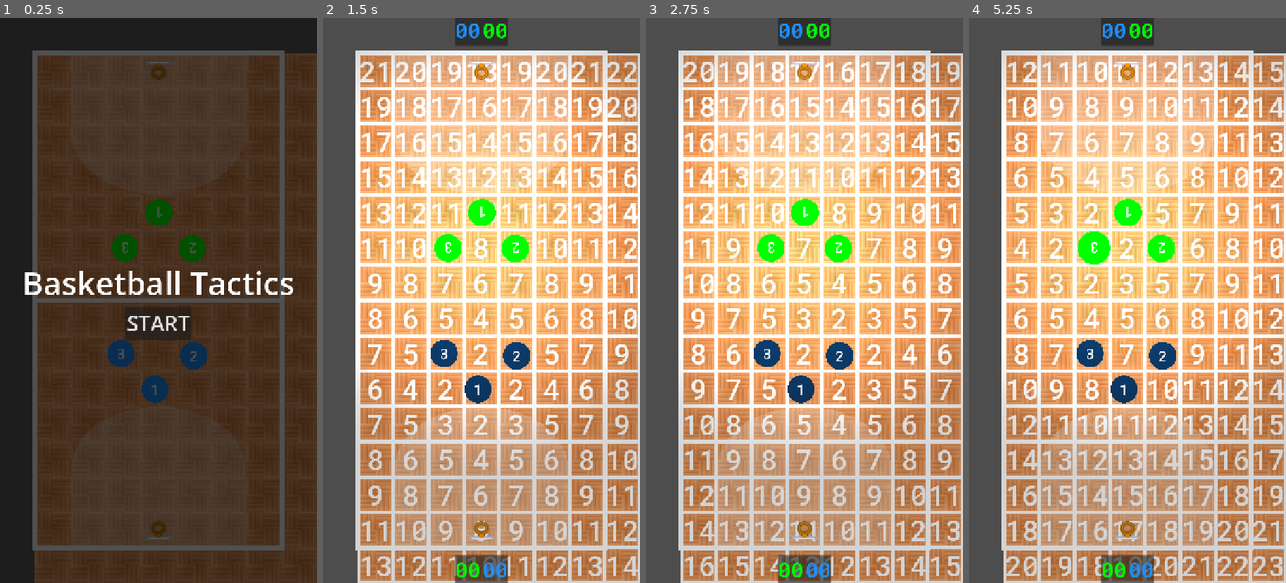
Above: before the commit, frames 1-4 (left to right).
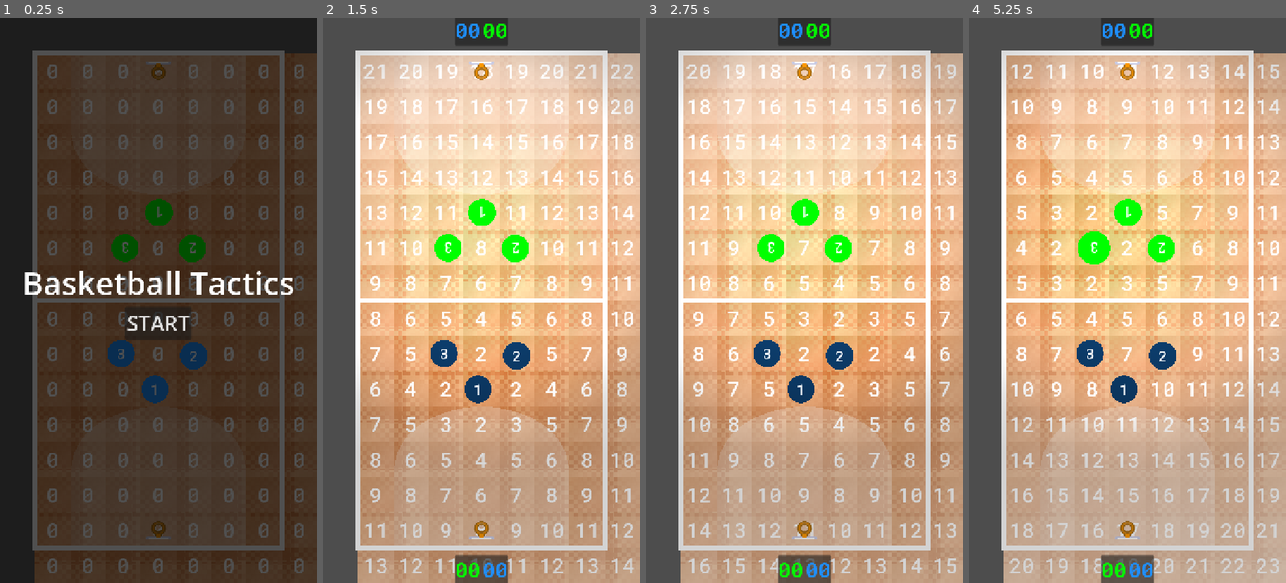
Above: after the commit, the same moments.

Repository: torontocaper/basketball-tactics
Game: Godot game, scene res://src/main.tscn
Same seed, same stepped clock (60 frames per second), same inputs: the game is played once before the commit and once after it. The engine's default icon, where the game draws it, is replaced by a stand-in: a white triangle on a blue panel in a dark square.
Inputs (mouse positions are in pixels of both pictures, inside the frame that each line leads up to):
- Up to frame 1 (0.25 s): no input
- Up to frame 2 (1.5 s): click "START" at 0.5 s; tap Enter at 1.25 s; move the mouse to (478, 390) at 1.27 s; click (478, 390) at 1.42 s
- Up to frame 3 (2.75 s): tap Space at 2 s; move the mouse to (839, 357) at 2.02 s; click (839, 357) at 2.17 s
- Up to frame 4 (5.25 s): tap Enter at 2.75, 4.25 s; move the mouse to (1089, 351) at 2.77 s; click (1089, 351) at 2.92 s; tap Space at 3.5, 5 s; move the mouse to (1127, 210) at 3.52 s; click (1127, 210) at 3.67 s; move the mouse to (1162, 249) at 4.27 s; click (1162, 249) at 4.42 s; move the mouse to (1092, 249) at 5.02 s; click (1092, 249) at 5.17 s

The runs differ from the first frame. In frame 1, 5.5% of the frame differs, in the area x 14-96%, y 8-99%; in frame 2, 58%; in frame 3, 59%; in frame 4, 62%, in the area x 10-100%, y 6-100%.
Error in both runs: Invalid assignment of property or key 'players' with value of type 'Array[Player]' on a base object of type 'TileMapLayer (CourtMap)'. (res://src/game/game.gd:…

Commit message:
refactor CellUI, add alpha grading

Diff:
--- a/src/game/world/cell.gd
+++ b/src/game/world/cell.gd
@@ -25,10 +25,10 @@
 #endregion
 
 @onready var highlighter: Highlighter = $Highlighter
+@onready var cell_ui: CellUI = $CellUI
 
 func set_movement_cost(cost: int) -> void:
-	highlighter.movement_cost = cost
-	highlighter.visible = true
+	cell_ui.cell_cost = cost
 
 #region Algorithm-dependent values; should be moved
 #var distance: int:
--- a/src/game/world/cell.tscn
+++ b/src/game/world/cell.tscn
@@ -1,6 +1,7 @@
 [gd_scene format=3 uid="uid://cdoruxodchk3h"]
 
 [ext_resource type="Script" uid="uid://dypwvnt2ajx0m" path="res://src/game/world/cell.gd" id="1_5gn5x"]
+[ext_resource type="PackedScene" uid="uid://c0ugvjwi51w23" path="res://src/ui/cell_ui.tscn" id="3_5l7ru"]
 [ext_resource type="PackedScene" uid="uid://8g0gamnv6cvn" path="res://src/game/world/highlighter.tscn" id="3_ep85a"]
 
 [sub_resource type="Gradient" id="Gradient_jnv0d"]
@@ -14,15 +15,13 @@
 repeat = 1
 
 [sub_resource type="Gradient" id="Gradient_ep85a"]
-colors = PackedColorArray(0, 0, 0, 0.09019608, 1, 1, 1, 0.18039216)
+colors = PackedColorArray(0, 0, 0, 0.1254902, 0.75, 0.75, 0.75, 0.2509804)
 
 [sub_resource type="GradientTexture2D" id="GradientTexture2D_e7a2v"]
 gradient = SubResource("Gradient_ep85a")
 width = 80
 height = 80
-fill = 2
-fill_from = Vector2(0.5, 0.5)
-fill_to = Vector2(1, 1)
+fill_to = Vector2(0.67, 0.67)
 
 [node name="Cell" type="Node2D" unique_id=1481717284]
 script = ExtResource("1_5gn5x")
@@ -31,23 +30,375 @@
 visible = false
 z_index = 10
 
-[node name="Parquet" type="Sprite2D" parent="." unique_id=1909446732]
-position = Vector2(-20, -20)
-texture = SubResource("GradientTexture2D_dsc2w")
-
-[node name="Parquet2" type="Sprite2D" parent="." unique_id=1289698392]
-position = Vector2(20, 20)
-texture = SubResource("GradientTexture2D_dsc2w")
-
-[node name="Parquet3" type="Sprite2D" parent="." unique_id=891688360]
-position = Vector2(20, -20)
-rotation = 1.5707964
-texture = SubResource("GradientTexture2D_dsc2w")
-
-[node name="Parquet4" type="Sprite2D" parent="." unique_id=1678864762]
-position = Vector2(-20, 20)
-rotation = 1.5707964
-texture = SubResource("GradientTexture2D_dsc2w")
-
-[node name="Border" type="Sprite2D" parent="." unique_id=2056456306]
+[node name="bigsquare" type="Node2D" parent="." unique_id=32055132]
+position = Vector2(-20, -20)
+scale = Vector2(0.5, 0.5)
+
+[node name="parquetsquare" type="Node2D" parent="bigsquare" unique_id=1472271185]
+position = Vector2(-20, -20)
+scale = Vector2(0.5, 0.5)
+
+[node name="Parquet" type="Sprite2D" parent="bigsquare/parquetsquare" unique_id=1909446732]
+position = Vector2(-20, -20)
+texture = SubResource("GradientTexture2D_dsc2w")
+
+[node name="Parquet2" type="Sprite2D" parent="bigsquare/parquetsquare" unique_id=1289698392]
+position = Vector2(20, 20)
+texture = SubResource("GradientTexture2D_dsc2w")
+
+[node name="Parquet3" type="Sprite2D" parent="bigsquare/parquetsquare" unique_id=891688360]
+position = Vector2(20, -20)
+rotation = 1.5707964
+texture = SubResource("GradientTexture2D_dsc2w")
+
+[node name="Parquet4" type="Sprite2D" parent="bigsquare/parquetsquare" unique_id=1678864762]
+position = Vector2(-20, 20)
+rotation = 1.5707964
+texture = SubResource("GradientTexture2D_dsc2w")
+
+[node name="parquetsquare2" type="Node2D" parent="bigsquare" unique_id=105326260]
+position = Vector2(20, -20)
+scale = Vector2(0.5, 0.5)
+
+[node name="Parquet" type="Sprite2D" parent="bigsquare/parquetsquare2" unique_id=1442490762]
+position = Vector2(-20, -20)
+texture = SubResource("GradientTexture2D_dsc2w")
+
+[node name="Parquet2" type="Sprite2D" parent="bigsquare/parquetsquare2" unique_id=2027227567]
+position = Vector2(20, 20)
+texture = SubResource("GradientTexture2D_dsc2w")
+
+[node name="Parquet3" type="Sprite2D" parent="bigsquare/parquetsquare2" unique_id=1801674824]
+position = Vector2(20, -20)
+rotation = 1.5707964
+texture = SubResource("GradientTexture2D_dsc2w")
+
+[node name="Parquet4" type="Sprite2D" parent="bigsquare/parquetsquare2" unique_id=613480936]
+position = Vector2(-20, 20)
+rotation = 1.5707964
+texture = SubResource("GradientTexture2D_dsc2w")
+
+[node name="parquetsquare3" type="Node2D" parent="bigsquare" unique_id=706230670]
+position = Vector2(20, 20)
+scale = Vector2(0.5, 0.5)
+
+[node name="Parquet" type="Sprite2D" parent="bigsquare/parquetsquare3" unique_id=1146844690]
+position = Vector2(-20, -20)
+texture = SubResource("GradientTexture2D_dsc2w")
+
+[node name="Parquet2" type="Sprite2D" parent="bigsquare/parquetsquare3" unique_id=1964228464]
+position = Vector2(20, 20)
+texture = SubResource("GradientTexture2D_dsc2w")
+
+[node name="Parquet3" type="Sprite2D" parent="bigsquare/parquetsquare3" unique_id=531388033]
+position = Vector2(20, -20)
+rotation = 1.5707964
+texture = SubResource("GradientTexture2D_dsc2w")
+
+[node name="Parquet4" type="Sprite2D" parent="bigsquare/parquetsquare3" unique_id=415039248]
+position = Vector2(-20, 20)
+rotation = 1.5707964
+texture = SubResource("GradientTexture2D_dsc2w")
+
+[node name="parquetsquare4" type="Node2D" parent="bigsquare" unique_id=754787709]
+position = Vector2(-20, 20)
+scale = Vector2(0.5, 0.5)
+
+[node name="Parquet" type="Sprite2D" parent="bigsquare/parquetsquare4" unique_id=377194259]
+position = Vector2(-20, -20)
+texture = SubResource("GradientTexture2D_dsc2w")
+
+[node name="Parquet2" type="Sprite2D" parent="bigsquare/parquetsquare4" unique_id=1754000485]
+position = Vector2(20, 20)
+texture = SubResource("GradientTexture2D_dsc2w")
+
+[node name="Parquet3" type="Sprite2D" parent="bigsquare/parquetsquare4" unique_id=267927657]
+position = Vector2(20, -20)
+rotation = 1.5707964
+texture = SubResource("GradientTexture2D_dsc2w")
+
+[node name="Parquet4" type="Sprite2D" parent="bigsquare/parquetsquare4" unique_id=1440075429]
+position = Vector2(-20, 20)
+rotation = 1.5707964
+texture = SubResource("GradientTexture2D_dsc2w")
+
+[node name="bigsquare2" type="Node2D" parent="." unique_id=75787977]
+position = Vector2(20, -20)
+scale = Vector2(0.5, 0.5)
+
+[node name="parquetsquare" type="Node2D" parent="bigsquare2" unique_id=204275423]
+position = Vector2(-20, -20)
+scale = Vector2(0.5, 0.5)
+
+[node name="Parquet" type="Sprite2D" parent="bigsquare2/parquetsquare" unique_id=33228015]
+position = Vector2(-20, -20)
+texture = SubResource("GradientTexture2D_dsc2w")
+
+[node name="Parquet2" type="Sprite2D" parent="bigsquare2/parquetsquare" unique_id=1958942972]
+position = Vector2(20, 20)
+texture = SubResource("GradientTexture2D_dsc2w")
+
+[node name="Parquet3" type="Sprite2D" parent="bigsquare2/parquetsquare" unique_id=1679584309]
+position = Vector2(20, -20)
+rotation = 1.5707964
+texture = SubResource("GradientTexture2D_dsc2w")
+
+[node name="Parquet4" type="Sprite2D" parent="bigsquare2/parquetsquare" unique_id=1153554794]
+position = Vector2(-20, 20)
+rotation = 1.5707964
+texture = SubResource("GradientTexture2D_dsc2w")
+
+[node name="parquetsquare2" type="Node2D" parent="bigsquare2" unique_id=1668953757]
+position = Vector2(20, -20)
+scale = Vector2(0.5, 0.5)
+
+[node name="Parquet" type="Sprite2D" parent="bigsquare2/parquetsquare2" unique_id=459526056]
+position = Vector2(-20, -20)
+texture = SubResource("GradientTexture2D_dsc2w")
+
+[node name="Parquet2" type="Sprite2D" parent="bigsquare2/parquetsquare2" unique_id=840994606]
+position = Vector2(20, 20)
+texture = SubResource("GradientTexture2D_dsc2w")
+
+[node name="Parquet3" type="Sprite2D" parent="bigsquare2/parquetsquare2" unique_id=474917595]
+position = Vector2(20, -20)
+rotation = 1.5707964
+texture = SubResource("GradientTexture2D_dsc2w")
+
+[node name="Parquet4" type="Sprite2D" parent="bigsquare2/parquetsquare2" unique_id=1278641424]
+position = Vector2(-20, 20)
+rotation = 1.5707964
+texture = SubResource("GradientTexture2D_dsc2w")
+
+[node name="parquetsquare3" type="Node2D" parent="bigsquare2" unique_id=542859152]
+position = Vector2(20, 20)
+scale = Vector2(0.5, 0.5)
+
+[node name="Parquet" type="Sprite2D" parent="bigsquare2/parquetsquare3" unique_id=743582887]
+position = Vector2(-20, -20)
+texture = SubResource("GradientTexture2D_dsc2w")
+
+[node name="Parquet2" type="Sprite2D" parent="bigsquare2/parquetsquare3" unique_id=1473064094]
+position = Vector2(20, 20)
+texture = SubResource("GradientTexture2D_dsc2w")
+
+[node name="Parquet3" type="Sprite2D" parent="bigsquare2/parquetsquare3" unique_id=1341719356]
+position = Vector2(20, -20)
+rotation = 1.5707964
+texture = SubResource("GradientTexture2D_dsc2w")
+
+[node name="Parquet4" type="Sprite2D" parent="bigsquare2/parquetsquare3" unique_id=1578724118]
+position = Vector2(-20, 20)
+rotation = 1.5707964
+texture = SubResource("GradientTexture2D_dsc2w")
+
+[node name="parquetsquare4" type="Node2D" parent="bigsquare2" unique_id=1515022974]
+position = Vector2(-20, 20)
+scale = Vector2(0.5, 0.5)
+
+[node name="Parquet" type="Sprite2D" parent="bigsquare2/parquetsquare4" unique_id=667789937]
+position = Vector2(-20, -20)
+texture = SubResource("GradientTexture2D_dsc2w")
+
+[node name="Parquet2" type="Sprite2D" parent="bigsquare2/parquetsquare4" unique_id=546943234]
+position = Vector2(20, 20)
+texture = SubResource("GradientTexture2D_dsc2w")
+
+[node name="Parquet3" type="Sprite2D" parent="bigsquare2/parquetsquare4" unique_id=1811279157]
+position = Vector2(20, -20)
+rotation = 1.5707964
+texture = SubResource("GradientTexture2D_dsc2w")
+
+[node name="Parquet4" type="Sprite2D" parent="bigsquare2/parquetsquare4" unique_id=210406379]
+position = Vector2(-20, 20)
+rotation = 1.5707964
+texture = SubResource("GradientTexture2D_dsc2w")
+
+[node name="bigsquare3" type="Node2D" parent="." unique_id=1238486434]
+position = Vector2(20, 20)
+scale = Vector2(0.5, 0.5)
+
+[node name="parquetsquare" type="Node2D" parent="bigsquare3" unique_id=489046577]
+position = Vector2(-20, -20)
+scale = Vector2(0.5, 0.5)
+
+[node name="Parquet" type="Sprite2D" parent="bigsquare3/parquetsquare" unique_id=1218130556]
+position = Vector2(-20, -20)
+texture = SubResource("GradientTexture2D_dsc2w")
+
+[node name="Parquet2" type="Sprite2D" parent="bigsquare3/parquetsquare" unique_id=1384930381]
+position = Vector2(20, 20)
+texture = SubResource("GradientTexture2D_dsc2w")
+
+[node name="Parquet3" type="Sprite2D" parent="bigsquare3/parquetsquare" unique_id=1114266874]
+position = Vector2(20, -20)
+rotation = 1.5707964
+texture = SubResource("GradientTexture2D_dsc2w")
+
+[node name="Parquet4" type="Sprite2D" parent="bigsquare3/parquetsquare" unique_id=1958711076]
+position = Vector2(-20, 20)
+rotation = 1.5707964
+texture = SubResource("GradientTexture2D_dsc2w")
+
+[node name="parquetsquare2" type="Node2D" parent="bigsquare3" unique_id=229682068]
+position = Vector2(20, -20)
+scale = Vector2(0.5, 0.5)
+
+[node name="Parquet" type="Sprite2D" parent="bigsquare3/parquetsquare2" unique_id=790774070]
+position = Vector2(-20, -20)
+texture = SubResource("GradientTexture2D_dsc2w")
+
+[node name="Parquet2" type="Sprite2D" parent="bigsquare3/parquetsquare2" unique_id=561487986]
+position = Vector2(20, 20)
+texture = SubResource("GradientTexture2D_dsc2w")
+
+[node name="Parquet3" type="Sprite2D" parent="bigsquare3/parquetsquare2" unique_id=2099421112]
+position = Vector2(20, -20)
+rotation = 1.5707964
+texture = SubResource("GradientTexture2D_dsc2w")
+
+[node name="Parquet4" type="Sprite2D" parent="bigsquare3/parquetsquare2" unique_id=667769987]
+position = Vector2(-20, 20)
+rotation = 1.5707964
+texture = SubResource("GradientTexture2D_dsc2w")
+
+[node name="parquetsquare3" type="Node2D" parent="bigsquare3" unique_id=1799260146]
+position = Vector2(20, 20)
+scale = Vector2(0.5, 0.5)
+
+[node name="Parquet" type="Sprite2D" parent="bigsquare3/parquetsquare3" unique_id=557683337]
+position = Vector2(-20, -20)
+texture = SubResource("GradientTexture2D_dsc2w")
+
+[node name="Parquet2" type="Sprite2D" parent="bigsquare3/parquetsquare3" unique_id=356053684]
+position = Vector2(20, 20)
+texture = SubResource("GradientTexture2D_dsc2w")
+
+[node name="Parquet3" type="Sprite2D" parent="bigsquare3/parquetsquare3" unique_id=1130246102]
+position = Vector2(20, -20)
+rotation = 1.5707964
+texture = SubResource("GradientTexture2D_dsc2w")
+
+[node name="Parquet4" type="Sprite2D" parent="bigsquare3/parquetsquare3" unique_id=1958445665]
+position = Vector2(-20, 20)
+rotation = 1.5707964
+texture = SubResource("GradientTexture2D_dsc2w")
+
+[node name="parquetsquare4" type="Node2D" parent="bigsquare3" unique_id=2100465111]
+position = Vector2(-20, 20)
+scale = Vector2(0.5, 0.5)
+
+[node name="Parquet" type="Sprite2D" parent="bigsquare3/parquetsquare4" unique_id=1185698730]
+position = Vector2(-20, -20)
+texture = SubResource("GradientTexture2D_dsc2w")
+
+[node name="Parquet2" type="Sprite2D" parent="bigsquare3/parquetsquare4" unique_id=629235545]
+position = Vector2(20, 20)
+texture = SubResource("GradientTexture2D_dsc2w")
+
+[node name="Parquet3" type="Sprite2D" parent="bigsquare3/parquetsquare4" unique_id=1922760264]
+position = Vector2(20, -20)
+rotation = 1.5707964
+texture = SubResource("GradientTexture2D_dsc2w")
+
+[node name="Parquet4" type="Sprite2D" parent="bigsquare3/parquetsquare4" unique_id=2069575461]
+position = Vector2(-20, 20)
+rotation = 1.5707964
+texture = SubResource("GradientTexture2D_dsc2w")
+
+[node name="bigsquare4" type="Node2D" parent="." unique_id=2158210]
+position = Vector2(-20, 20)
+scale = Vector2(0.5, 0.5)
+
+[node name="parquetsquare" type="Node2D" parent="bigsquare4" unique_id=219175522]
+position = Vector2(-20, -20)
+scale = Vector2(0.5, 0.5)
+
+[node name="Parquet" type="Sprite2D" parent="bigsquare4/parquetsquare" unique_id=359593697]
+position = Vector2(-20, -20)
+texture = SubResource("GradientTexture2D_dsc2w")
+
+[node name="Parquet2" type="Sprite2D" parent="bigsquare4/parquetsquare" unique_id=830948234]
+position = Vector2(20, 20)
+texture = SubResource("GradientTexture2D_dsc2w")
+
+[node name="Parquet3" type="Sprite2D" parent="bigsquare4/parquetsquare" unique_id=23095135]
+position = Vector2(20, -20)
+rotation = 1.5707964
+texture = SubResource("GradientTexture2D_dsc2w")
+
+[node name="Parquet4" type="Sprite2D" parent="bigsquare4/parquetsquare" unique_id=1736771816]
+position = Vector2(-20, 20)
+rotation = 1.5707964
+texture = SubResource("GradientTexture2D_dsc2w")
+
+[node name="parquetsquare2" type="Node2D" parent="bigsquare4" unique_id=2023919890]
+position = Vector2(20, -20)
+scale = Vector2(0.5, 0.5)
+
+[node name="Parquet" type="Sprite2D" parent="bigsquare4/parquetsquare2" unique_id=265931797]
+position = Vector2(-20, -20)
+texture = SubResource("GradientTexture2D_dsc2w")
+
+[node name="Parquet2" type="Sprite2D" parent="bigsquare4/parquetsquare2" unique_id=1238677901]
+position = Vector2(20, 20)
+texture = SubResource("GradientTexture2D_dsc2w")
+
+[node name="Parquet3" type="Sprite2D" parent="bigsquare4/parquetsquare2" unique_id=370516113]
+position = Vector2(20, -20)
+rotation = 1.5707964
+texture = SubResource("GradientTexture2D_dsc2w")
+
+[node name="Parquet4" type="Sprite2D" parent="bigsquare4/parquetsquare2" unique_id=767472078]
+position = Vector2(-20, 20)
+rotation = 1.5707964
+texture = SubResource("GradientTexture2D_dsc2w")
+
+[node name="parquetsquare3" type="Node2D" parent="bigsquare4" unique_id=1988092504]
+position = Vector2(20, 20)
+scale = Vector2(0.5, 0.5)
+
+[node name="Parquet" type="Sprite2D" parent="bigsquare4/parquetsquare3" unique_id=558306626]
+position = Vector2(-20, -20)
+texture = SubResource("GradientTexture2D_dsc2w")
+
+[node name="Parquet2" type="Sprite2D" parent="bigsquare4/parquetsquare3" unique_id=1737304997]
+position = Vector2(20, 20)
+texture = SubResource("GradientTexture2D_dsc2w")
+
+[node name="Parquet3" type="Sprite2D" parent="bigsquare4/parquetsquare3" unique_id=274199858]
+position = Vector2(20, -20)
+rotation = 1.5707964
+texture = SubResource("GradientTexture2D_dsc2w")
+
+[node name="Parquet4" type="Sprite2D" parent="bigsquare4/parquetsquare3" unique_id=1889461671]
+position = Vector2(-20, 20)
+rotation = 1.5707964
+texture = SubResource("GradientTexture2D_dsc2w")
+
+[node name="parquetsquare4" type="Node2D" parent="bigsquare4" unique_id=680752104]
+position = Vector2(-20, 20)
+scale = Vector2(0.5, 0.5)
+
+[node name="Parquet" type="Sprite2D" parent="bigsquare4/parquetsquare4" unique_id=1160814711]
+position = Vector2(-20, -20)
+texture = SubResource("GradientTexture2D_dsc2w")
+
+[node name="Parquet2" type="Sprite2D" parent="bigsquare4/parquetsquare4" unique_id=1424579739]
+position = Vector2(20, 20)
+texture = SubResource("GradientTexture2D_dsc2w")
+
+[node name="Parquet3" type="Sprite2D" parent="bigsquare4/parquetsquare4" unique_id=1095136672]
+position = Vector2(20, -20)
+rotation = 1.5707964
+texture = SubResource("GradientTexture2D_dsc2w")
+
+[node name="Parquet4" type="Sprite2D" parent="bigsquare4/parquetsquare4" unique_id=1035289301]
+position = Vector2(-20, 20)
+rotation = 1.5707964
+texture = SubResource("GradientTexture2D_dsc2w")
+
+[node name="Overlay" type="Sprite2D" parent="." unique_id=2056456306]
 texture = SubResource("GradientTexture2D_e7a2v")
+
+[node name="CellUI" parent="." unique_id=129190272 instance=ExtResource("3_5l7ru")]
--- a/src/game/world/highlighter.tscn
+++ b/src/game/world/highlighter.tscn
@@ -4,23 +4,15 @@
 [ext_resource type="Script" uid="uid://d1hdv3lhmk6f6" path="res://src/game/world/highlighter.gd" id="1_27oq0"]
 
 [node name="Highlighter" type="Line2D" unique_id=1118605264]
-points = PackedVector2Array(-38, -38, 38, -38, 38, 38, -38, 38)
+points = PackedVector2Array(-40, -40, 40, -40, 40, 40, -40, 40)
 closed = true
-width = 4.0
+width = 1.0
 script = ExtResource("1_27oq0")
 
 [node name="HighlighterLabel" type="Label" parent="." unique_id=978055726]
-anchors_preset = 8
-anchor_left = 0.5
-anchor_top = 0.5
-anchor_right = 0.5
-anchor_bottom = 0.5
-offset_left = -20.0
-offset_top = -43.0
-offset_right = 20.0
-offset_bottom = 43.0
-grow_horizontal = 2
-grow_vertical = 2
+offset_right = 29.0
+offset_bottom = 65.0
+pivot_offset_ratio = Vector2(0.5, 0.5)
 theme_override_fonts/font = ExtResource("1_1cofq")
-theme_override_font_sizes/font_size = 64
+theme_override_font_sizes/font_size = 48
 text = "0"
--- /dev/null
+++ b/src/ui/cell_ui.gd
@@ -0,0 +1,21 @@
+#@tool
+#@icon(icon_path: String)
+class_name CellUI
+extends Control
+## Documentation comments
+
+const CELL_ALPHA_FACTOR : float = 0.025
+
+@export var cell_cost : int:
+	set(value):
+		cell_cost = value
+		cell_cost_label.text = str(cell_cost)
+		cell_alpha = float(cell_cost) * CELL_ALPHA_FACTOR
+
+var cell_alpha : float = 0.0:
+	set(value):
+		cell_alpha = value
+		cell_overlay.color.a = cell_alpha
+
+@onready var cell_cost_label: Label = $CellCost
+@onready var cell_overlay: ColorRect = $CellOverlay
--- /dev/null
+++ b/src/ui/cell_ui.tscn
@@ -0,0 +1,39 @@
+[gd_scene format=3 uid="uid://c0ugvjwi51w23"]
+
+[ext_resource type="FontFile" uid="uid://bitgv7nf07au6" path="res://assets/fonts/RobotoMono-Medium.ttf" id="1_gws40"]
+[ext_resource type="Script" uid="uid://c4gtasutjhwoy" path="res://src/ui/cell_ui.gd" id="1_rjqbc"]
+
+[node name="CellUI" type="Control" unique_id=129190272]
+custom_minimum_size = Vector2(80, 80)
+custom_maximum_size = Vector2(80, 80)
+layout_mode = 3
+anchors_preset = 0
+offset_right = 40.0
+offset_bottom = 40.0
+offset_transform_enabled = true
+offset_transform_position = Vector2(-40, -40)
+mouse_filter = 2
+script = ExtResource("1_rjqbc")
+
+[node name="CellCost" type="Label" parent="." unique_id=1213532567]
+layout_mode = 1
+anchors_preset = 15
+anchor_right = 1.0
+anchor_bottom = 1.0
+grow_horizontal = 2
+grow_vertical = 2
+offset_transform_position = Vector2(-40, -40)
+theme_override_fonts/font = ExtResource("1_gws40")
+theme_override_font_sizes/font_size = 48
+text = "0"
+horizontal_alignment = 1
+vertical_alignment = 1
+
+[node name="CellOverlay" type="ColorRect" parent="." unique_id=1614539633]
+custom_minimum_size = Vector2(80, 80)
+custom_maximum_size = Vector2(80, 80)
+layout_mode = 0
+offset_right = 80.0
+offset_bottom = 80.0
+mouse_filter = 2
+color = Color(1, 1, 1, 0.0627451)
Binary file added: docs/screenshots/2026-07-26-screenshot-0.png
Not shown, added: docs/screenshots/2026-07-26-screenshot-0.png.import
Not shown, added: src/ui/cell_ui.gd.uid
